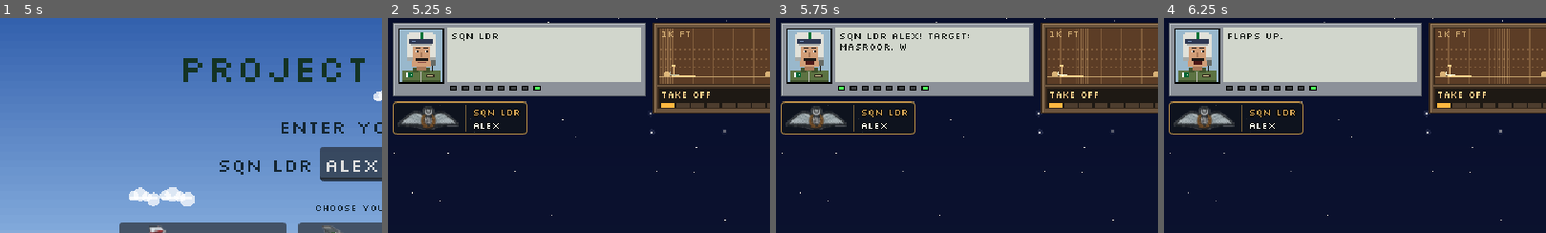
Above: before the commit, frames 1-4 (left to right).
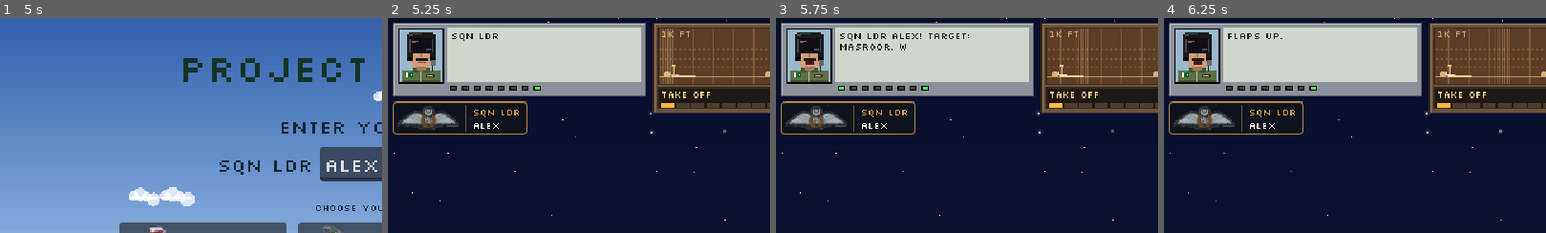
Above: after the commit, the same moments.

Repository: reachrazamair/Shaheen
Game: Godot game, scene res://scenes/ui/main_menu.tscn
The game is run twice, just before and just after one commit, with the same random seed, the same clock (stepped at 60 frames per second) and the same inputs.
Inputs (mouse positions are % of the whole screen's width and height, from its top left):
- Up to frame 1 (5 s): click (57, 34) at 0.52 s; type "Alex" at 0.6 s; click (27, 57) at 1.27 s; click (50, 57) at 2.02 s; click (73, 57) at 2.77 s; click "DAY" at 3.5 s; click "NIGHT" at 4.25 s
- Up to frame 2 (5.25 s): click "FLY" at 5 s
- Up to frame 3 (5.75 s): no input
- Up to frame 4 (6.25 s): hold Left (pitch_up) from 5.78 s (still down); hold E (engine_toggle) from 5.78 s (still down); tap F (flaps_cycle) at 6.02 s
The pictures show only the part of the screen within x 0-50%, y 0-50%; the shares and areas given below are measured in that part.

Frame 1 is identical in both runs. In frame 2, 0.8% of the frame differs, in the area x 5-13%, y 6-20%; in frame 3, 0.8%; in frame 4, 0.8%.

Commit message:
Instructor: English-only lines with censored curses; black helmet with sun visor down
Co-Authored-By: Claude Opus 5.5 <noreply@anthropic.com>

Diff:
--- a/scenes/flight/flight.gd
+++ b/scenes/flight/flight.gd
@@ -116,7 +116,7 @@
 	if state == State.DONE:
 		return
 	if state == State.ROLLOUT:
-		hud.messages.say("You BOUNCED it! Hold the nose, settle it down! Aram se!", true)
+		hud.messages.say("You BOUNCED it, d*mn it! Hold the nose, settle it down! Gently!", true)
 	_airborne_once = true
 	state = State.FLYING
 
@@ -187,7 +187,7 @@
 		result["title"] = GRADES[g] + " LANDING"
 		reasons.push_front("Landed at %s." % destination.display_name)
 		result["reasons"] = reasons
-		var praise := ["Perfect. Shabash, %s. Don't let it go to your head.", "Good landing, %s. Not bad. Not bad at all.",
+		var praise := ["Perfect. Well done, %s. Don't let it go to your head.", "Good landing, %s. Not bad. Not bad at all.",
 				"Firm, %s. FLARE more next time! Again!", "HARD landing, %s! You want to break my aircraft?!"]
 		hud.messages.say(praise[g] % GameState.pilot_call(), true)
 	_end(result)
@@ -213,7 +213,7 @@
 	result["reasons"] = [reason]
 	if fpm >= 0.0:
 		result["touchdown_fpm"] = fpm
-	hud.messages.say("You CRASHED it! %s R, phir se karo!" % reason, true)
+	hud.messages.say("You CRASHED my sh*tting aircraft! %s R. Do it AGAIN!" % reason, true)
 	_end(result)
 
 
--- a/scenes/ui/hud.gd
+++ b/scenes/ui/hud.gd
@@ -49,7 +49,7 @@
 	_prev_flap = a.flap_setting
 	a.lifted_off.connect(_on_lifted_off)
 	a.touched_down.connect(_on_touched_down)
-	messages.say("%s! Target: %s. Why are you just SITTING there? E, start the engine. Jaldi karo!" % [
+	messages.say("%s! Target: %s. Why are you just SITTING there? E, start the d*mn engine!" % [
 			GameState.pilot_call(), to_base.short_name.capitalize()])
 
 
@@ -94,10 +94,10 @@
 	_stall_cooldown = maxf(0.0, _stall_cooldown - delta)
 	if a.stalled and _stall_cooldown <= 0.0:
 		_stall_cooldown = stall_callout_cooldown_s
-		messages.say("STALL! STALL! Nose DOWN, RIGHT key, full power! Abhi!", true)
+		messages.say("STALL! STALL! Nose DOWN, RIGHT key, full power! NOW!", true)
 
 	if a.fuel_kg <= 0.0 and a.engine_rpm <= 0.0:
-		_once("no_fuel", "You ran it DRY?! Engine's dead! Hold your speed and glide. Dhyan se!", true)
+		_once("no_fuel", "You ran it DRY?! Engine's dead! Hold your speed and glide. Careful!", true)
 	elif a.low_fuel:
 		_once("low_fuel", "Fuel is LOW! Did you even check it? Get it on the ground, FAST!")
 
@@ -108,7 +108,7 @@
 			if a.data.afterburner_thrust_n > 0.0:
 				_once("engine", "Engine's up. UP, full throttle! Past the red mark, burner! Go, go, GO!")
 			else:
-				_once("engine", "Engine's running. What are you waiting for? UP, throttle! Chalo!")
+				_once("engine", "Engine's running. What are you waiting for? UP, throttle! MOVE!")
 		if a.speed_kt >= a.data.rotate_speed_kt:
 			_once("rotate", "ROTATE! LEFT key, lift the nose! Now, now, NOW!")
 	elif not a.on_ground:
@@ -125,9 +125,9 @@
 		if dist < 1600.0 and dist > 0.0:
 			_once("configure", _landing_checklist())
 		if dist < 900.0 and a.altitude_ft < 600.0:
-			_once("cleared", "%s tower: cleared to land. Gently! Aram se, aram se!" % dest)
+			_once("cleared", "%s tower: cleared to land. Gently! Easy, EASY!" % dest)
 		if dist < -destination.runway_length_m:
-			_once("overshot", "You FLEW PAST the runway?! Unbelievable. Press R. Phir se karo!")
+			_once("overshot", "You FLEW PAST the runway?! Unbelievable. Press R. Again, d*mn it!")
 
 
 func _approaching() -> bool:
@@ -144,7 +144,7 @@
 	if a.flap_setting != 2:
 		todo.append("flaps LDG (F)")
 	todo.append("%d kt" % approach_speed_kt())
-	return "Configure NOW: %s. Kya kar rahe ho? Hurry!" % ", ".join(todo)
+	return "Configure NOW: %s. What the h*ll are you doing? Hurry!" % ", ".join(todo)
 
 
 ## Immediate feedback when the player moves the gear or the flaps.
@@ -159,7 +159,7 @@
 	if gear_changed and a.data.retractable_gear and not a.on_ground:
 		if not a.gear_down:
 			if _approaching():
-				messages.say("Gear UP on approach?! Are you mad? G, gear DOWN!", true)
+				messages.say("Gear UP on approach?! Are you f*cking mad? G, gear DOWN!", true)
 			elif a.flap_setting != 0:
 				messages.say("Gear up. Good. At 500 ft, flaps UP with F. Don't make me repeat it!", true)
 			else:
@@ -168,7 +168,7 @@
 			if _approaching():
 				messages.say("Three green. %s" % ("Now flaps LDG, F! Quick!" if a.flap_setting != 2 						else "Hold %d kt. Steady!" % approach_speed_kt()), true)
 			else:
-				messages.say("Gear DOWN in the climb?! Kya kar rahe ho? G, get it UP!", true)
+				messages.say("Gear DOWN in the climb?! What the f*ck?! G, get it UP!", true)
 
 	if flaps_changed:
 		var setting: String = Aircraft.FLAP_NAMES[a.flap_setting]
@@ -194,7 +194,7 @@
 	if aircraft.data.retractable_gear:
 		messages.say("Positive climb! GEAR UP! G! What are you waiting for?!")
 	else:
-		messages.say("Positive climb. Easy on the nose, build speed. Shabash, keep it there!")
+		messages.say("Positive climb. Easy on the nose, build speed. Good, keep it there!")
 
 
 func _on_touched_down(vertical_speed_ms: float) -> void:
--- a/scenes/ui/message_box.gd
+++ b/scenes/ui/message_box.gd
@@ -60,9 +60,9 @@
 		draw_rect(Rect2(49 + i * 10, size.y - 8, 4, 2), col)
 
 
-## Placeholder instructor portrait (38x46): flying helmet with raised tinted
-## visor, green flight suit with PAF flag patch, oxygen mask hanging loose.
-## Animated: the mouth moves while a message is typing, and he blinks.
+## Placeholder instructor portrait (38x46): black flying helmet with the
+## sun visor down over the eyes, green flight suit with PAF flag patch,
+## oxygen mask hanging loose. Animated: the mouth moves while a message types.
 func _draw_portrait(o: Vector2) -> void:
 	var px := func(x: int, y: int, w: int, h: int, c: Color) -> void:
 		draw_rect(Rect2(o + Vector2(x, y), Vector2(w, h)), c)
@@ -70,12 +70,13 @@
 	var skin_dark := Color(0.66, 0.47, 0.35)
 	var suit := Color(0.36, 0.45, 0.26)
 	var suit_dark := Color(0.26, 0.33, 0.18)
-	var shell := Color(0.88, 0.88, 0.85)
-	var shell_dark := Color(0.66, 0.67, 0.66)
-	var visor := Color(0.18, 0.22, 0.32)
+	var shell := Color(0.1, 0.1, 0.11)
+	var shell_hi := Color(0.27, 0.28, 0.3)
+	var shell_dark := Color(0.04, 0.04, 0.05)
+	var visor := Color(0.07, 0.06, 0.1)
+	var visor_hi := Color(0.55, 0.42, 0.25)
 	var dark := Color(0.12, 0.1, 0.09)
 	var typing := _label.visible_characters < _label.get_total_character_count()
-	var blinking := fmod(_time, 3.7) < 0.14
 	var mouth_open := typing and fmod(_time, 0.22) < 0.11
 
 	px.call(0, 0, 38, 46, Color.BLACK)
@@ -94,32 +95,29 @@
 	# Neck and face.
 	px.call(15, 30, 8, 5, skin_dark)
 	px.call(11, 14, 16, 18, skin)
-	# Helmet shell with ear cups, centre stripe and raised visor.
+	# Black helmet shell with ear cups and a highlight along the top.
 	px.call(9, 3, 20, 2, shell)
 	px.call(7, 5, 24, 10, shell)
 	px.call(7, 15, 5, 12, shell)
 	px.call(26, 15, 5, 12, shell)
 	px.call(7, 24, 5, 3, shell_dark)
 	px.call(26, 24, 5, 3, shell_dark)
-	px.call(18, 3, 3, 6, Color(0.0, 0.45, 0.22))      # green helmet stripe
-	px.call(9, 9, 20, 4, visor)
-	px.call(11, 10, 3, 1, Color(0.45, 0.55, 0.7))     # visor glint
-	px.call(10, 13, 18, 1, shell_dark)                # visor housing edge
+	px.call(11, 4, 9, 1, shell_hi)                     # shine on the dome
+	px.call(9, 5, 3, 1, shell_hi)
+	px.call(9, 8, 20, 1, shell_dark)                   # visor housing
+	# Sun visor DOWN: dark mirrored glass over the eyes, with a warm reflection.
+	px.call(9, 9, 20, 11, visor)
+	px.call(10, 20, 18, 1, visor)
+	px.call(11, 10, 6, 1, visor_hi)
+	px.call(11, 11, 3, 1, visor_hi)
+	px.call(23, 17, 4, 1, Color(0.3, 0.32, 0.4))
+	px.call(9, 9, 1, 11, shell_hi)                     # visor rim
+	px.call(28, 9, 1, 11, shell_hi)
 	# Oxygen mask hanging from the right side, with its hose.
 	px.call(27, 26, 4, 5, Color(0.4, 0.42, 0.4))
 	px.call(28, 31, 1, 5, dark)
-	# Eyes (blink), eyebrows, nose, moustache, mouth (talks).
-	px.call(14, 16, 4, 1, dark)
-	px.call(21, 16, 4, 1, dark)
-	if blinking:
-		px.call(14, 19, 3, 1, skin_dark)
-		px.call(22, 19, 3, 1, skin_dark)
-	else:
-		px.call(14, 18, 3, 2, Color.WHITE)
-		px.call(22, 18, 3, 2, Color.WHITE)
-		px.call(15, 18, 2, 2, dark)
-		px.call(23, 18, 2, 2, dark)
-	px.call(18, 20, 2, 4, skin_dark)
+	# Nose tip under the visor, moustache, mouth (talks).
+	px.call(18, 21, 2, 3, skin_dark)
 	px.call(14, 25, 11, 2, dark)                      # moustache
 	if mouth_open:
 		px.call(16, 27, 7, 3, Color(0.3, 0.1, 0.1))
Not shown, changed: CLAUDE.md
